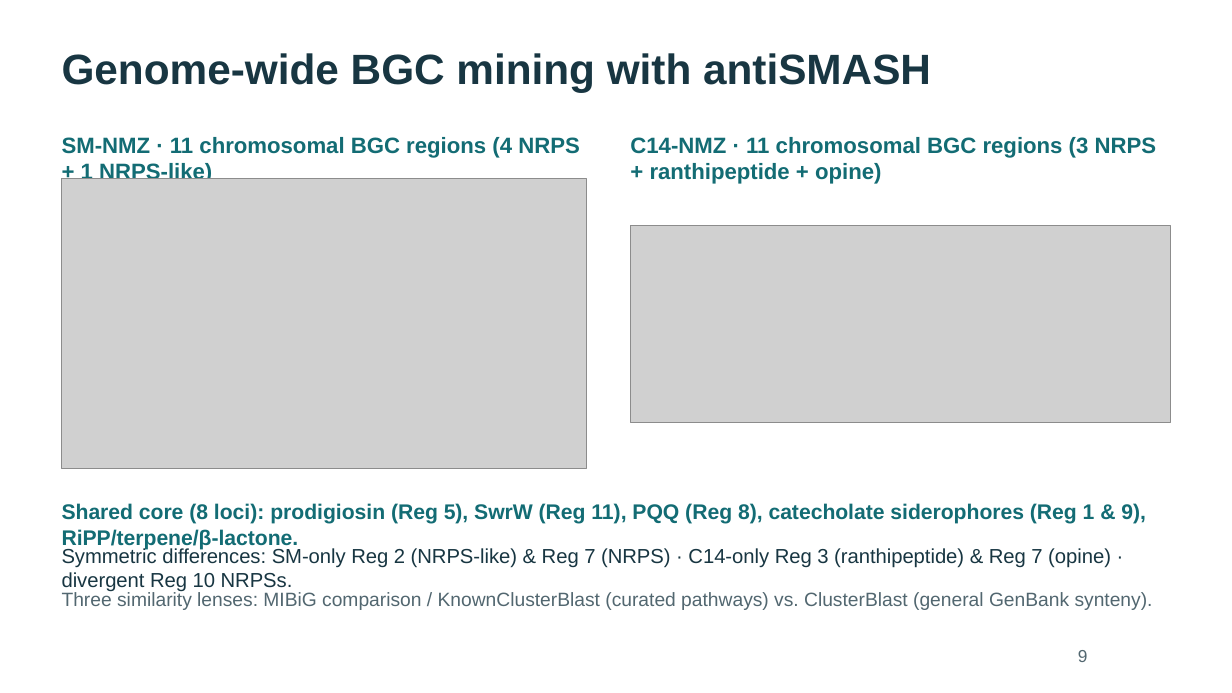
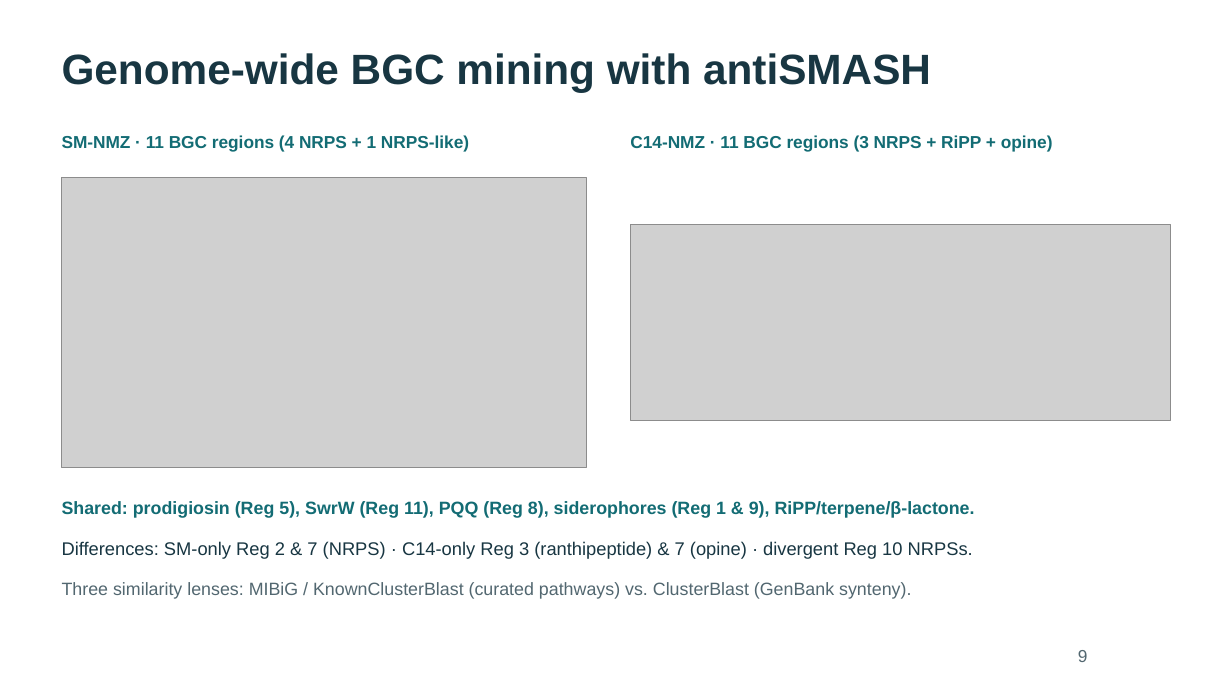
Before and after one commit to WhyAdr/sm-manu, a slide deck: slide 9 of explainer/NMZ-Serratia-genomics-explainer-2026-10-20.pptx. Drawn at 1232x693 pixels with LibreOffice and Linux fonts; fonts in the diff are those of the drawing; grey boxes stand for pictures. Boxes give left, top, right and bottom in pixels: in the first picture for what was removed or moved away, otherwise in the second. Text is boxed around its words. In the diff, an @@ line names an element or a change of style, - is before the commit and + after.

Commit message:
Fix text wrapping on explainer slides 9, 11-16; sync slide titles in docs; rebuild 40-slide deck and PDFs

```diff
--- a/explainer/NMZ-Serratia-genomics-explainer-2026-10-20.pptx
+++ b/explainer/NMZ-Serratia-genomics-explainer-2026-10-20.pptx
@@ text at (62,135,469,152): text changed; size 17.2 to 13.5 pt @@
-SM-NMZ · 11 chromosomal BGC regions (4 NRPS + 1 NRPS-like)
+SM-NMZ · 11 BGC regions (4 NRPS + 1 NRPS-like)
@@ text at (630,135,1053,152): text changed; size 17.2 to 13.5 pt @@
-C14-NMZ · 11 chromosomal BGC regions (3 NRPS + ranthipeptide + opine)
+C14-NMZ · 11 BGC regions (3 NRPS + RiPP + opine)
@@ text at (62,501,975,518): text changed; size 16.5 to 13.9 pt @@
-Shared core (8 loci): prodigiosin (Reg 5), SwrW (Reg 11), PQQ (Reg 8), catecholate siderophores (Reg 1 & 9), RiPP/terpene/β-lactone.
+Shared: prodigiosin (Reg 5), SwrW (Reg 11), PQQ (Reg 8), siderophores (Reg 1 & 9), RiPP/terpene/β-lactone.
@@ text at (62,541,973,559): text changed; size 15.8 to 14.2 pt @@
-Symmetric differences: SM-only Reg 2 (NRPS-like) & Reg 7 (NRPS) · C14-only Reg 3 (ranthipeptide) & Reg 7 (opine) · divergent Reg 10 NRPSs.
+Differences: SM-only Reg 2 & 7 (NRPS) · C14-only Reg 3 (ranthipeptide) & 7 (opine) · divergent Reg 10 NRPSs.
@@ text at (62,582,911,599): text changed; size 15 to 13.9 pt @@
-Three similarity lenses: MIBiG comparison / KnownClusterBlast (curated pathways) vs. ClusterBlast (general GenBank synteny).
+Three similarity lenses: MIBiG / KnownClusterBlast (curated pathways) vs. ClusterBlast (GenBank synteny).
```
Also in this commit, not shown: 6 other slides changed, 5 other files.
